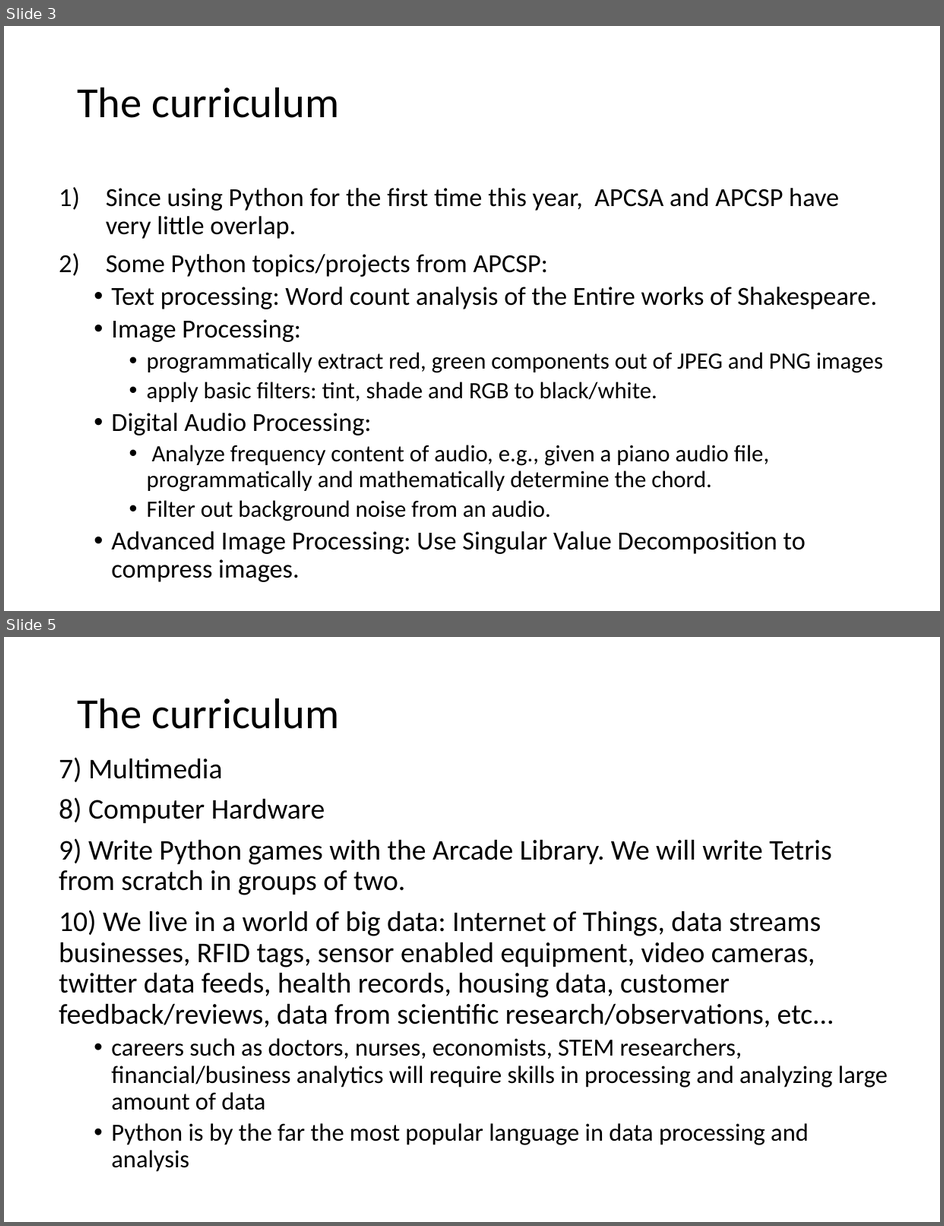
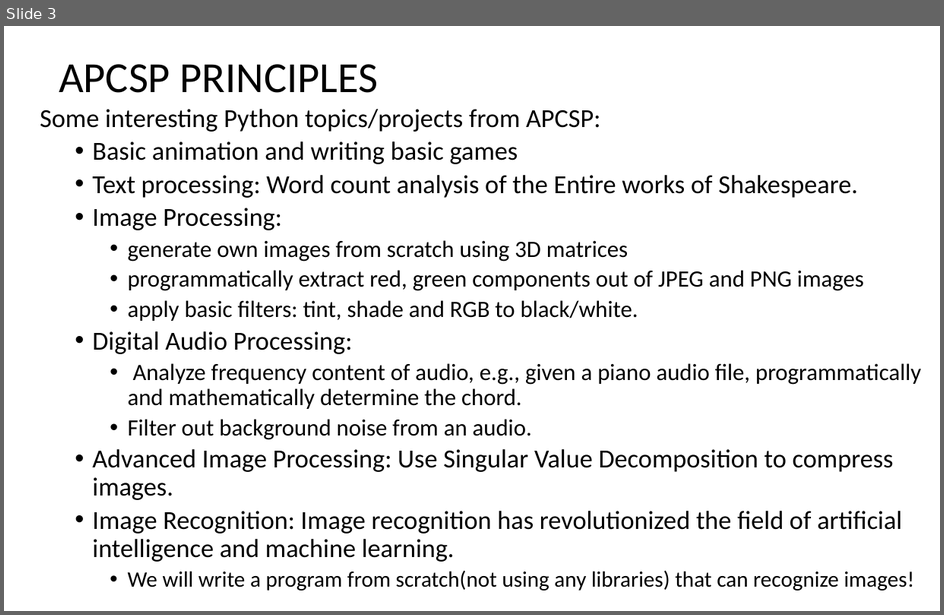
Before and after one commit to LongBaoNguyen/longbaonguyen.github.io, a slide deck: courses/apcsp/apcspwhy.pptx. Shown one above the other, each under a label of ours: slides 3 and 5 before the commit, slide 3 after it; the slides between them are not shown. The pictures are 944x1226 and 944x615 pixels, drawn with LibreOffice and Linux fonts; fonts in the diff are those of the drawing; background and template pictures are left out. Boxes give left, top, right and bottom in pixels: in the first picture for what was removed or moved away, otherwise in the second. Text is boxed around its words. In the diff, an @@ line names an element or a change of style, - is before the commit and + after.

```diff
--- a/courses/apcsp/apcspwhy.pptx
+++ b/courses/apcsp/apcspwhy.pptx
@@ slide 5 removed at (x1=4, y1=637, x2=940, y2=1222), background picture (left out) @@
@@ title removed at (x1=77, y1=698, x2=339, y2=729) @@
-The curriculum
@@ text removed at (x1=59, y1=757, x2=888, y2=1172) @@
-7) Multimedia
-8) Computer Hardware
-9) Write Python games with the Arcade Library. We will write Tetris from scratch in groups of two.
-10) We live in a world of big data: Internet of Things, data streams businesses, RFID tags, sensor enabled equipment, video cameras, twitter data feeds, health records, housing data, customer feedback/reviews, data from scientific research/observations, etc...
-  • careers such as doctors, nurses, economists, STEM researchers, financial/business analytics will require skills in processing and analyzing large amount of data
-  • Python is by the far the most popular language in data processing and analysis
@@ slide 3 changed as well @@
@@ title at (x1=59, y1=64, x2=378, y2=93): text changed @@
-The curriculum
+APCSP PRINCIPLES
@@ text "Some interesting Python topics/projects from ..." moved from (x1=106, y1=188, x2=883, y2=582) to (x1=40, y1=109, x2=921, y2=591) @@
@@ text at (x1=40, y1=109, x2=601, y2=164): text changed @@
-1) Since using Python for the first time this year, APCSA and APCSP have very little overlap.
-2) Some Python topics/projects from APCSP:
+Some interesting Python topics/projects from APCSP:
+  • Basic animation and writing basic games
@@ text at (x1=128, y1=240, x2=628, y2=262): paragraph added @@
+    • generate own images from scratch using 3D matrices
@@ text at (x1=92, y1=511, x2=915, y2=591): paragraphs added @@
+  • Image Recognition: Image recognition has revolutionized the field of artificial intelligence and machine learning.
+    • We will write a program from scratch(not using any libraries) that can recognize images!
```
Also in this commit, not shown: 2 other slides changed, 2 slides added, 1 other slide removed, 5 other files.
